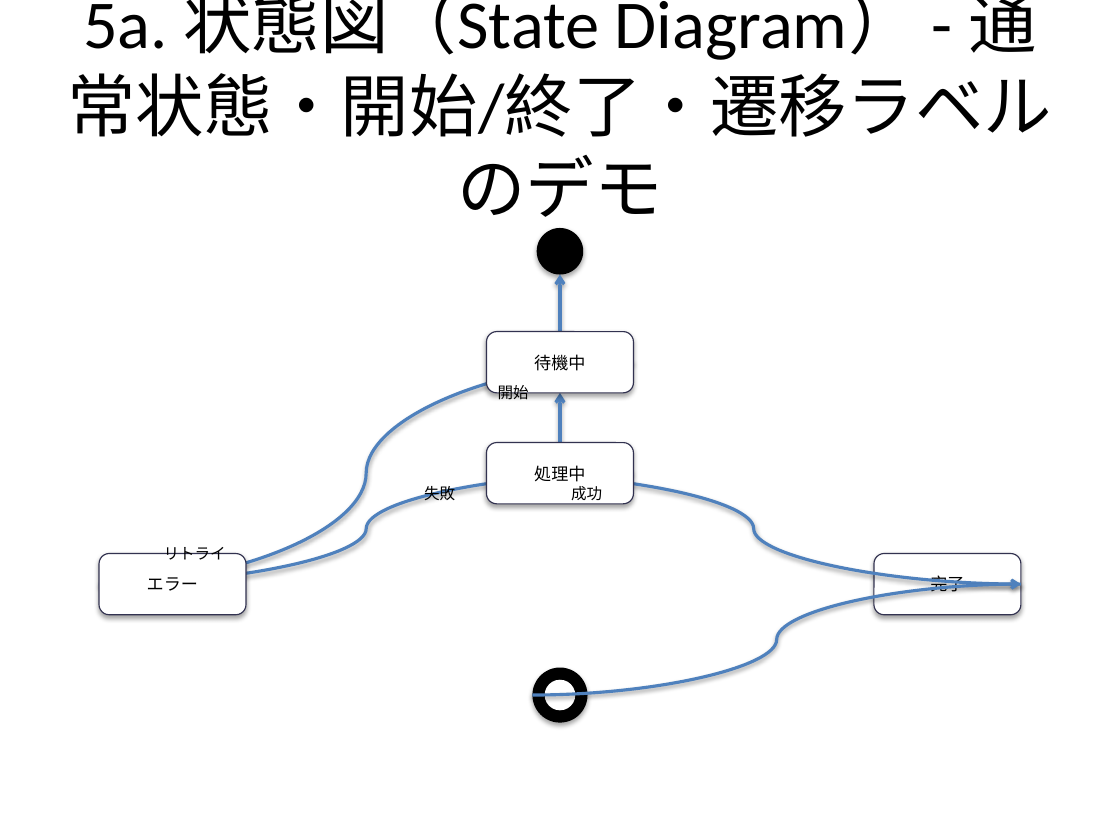
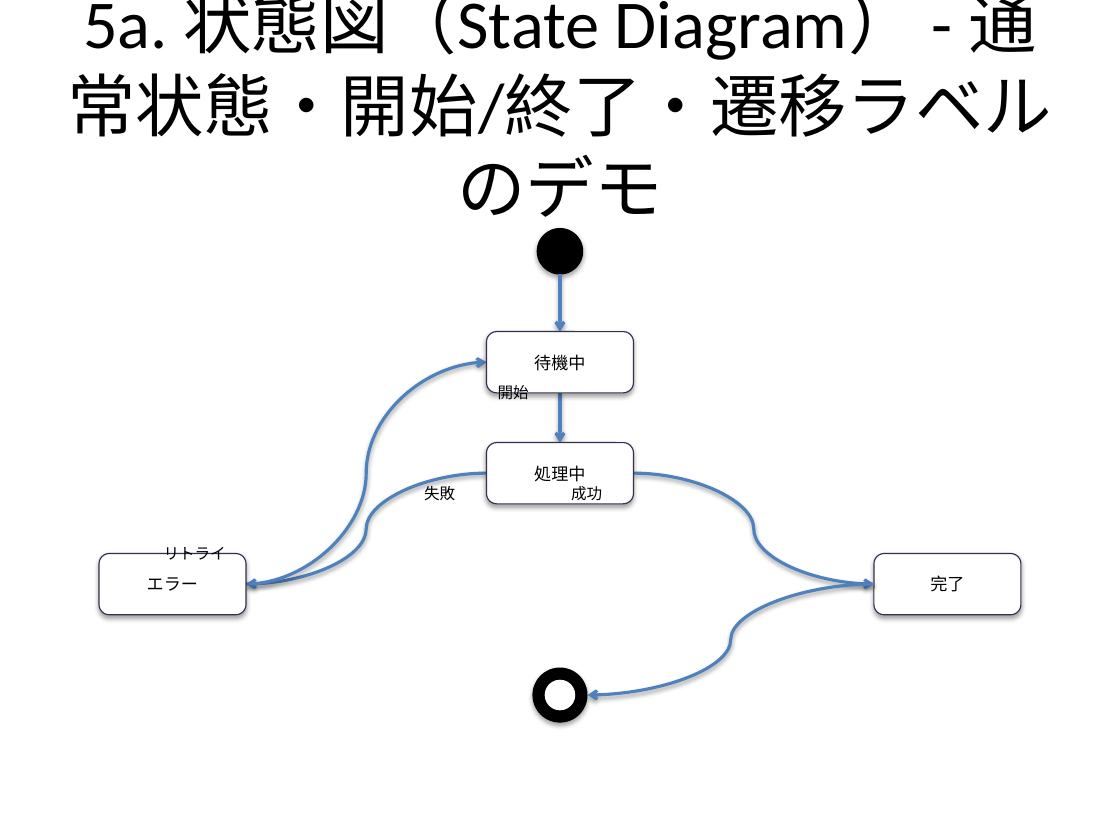
Before and after one commit to notfolder/qmd_to_pptx, a slide deck: slide 20 of demo_full.pptx. Drawn at 1120x840 pixels with LibreOffice and Linux fonts; fonts in the diff are those of the drawing. Boxes give left, top, right and bottom in pixels: in the first picture for what was removed or moved away, otherwise in the second. Text is boxed around its words. In the diff, an @@ line names an element or a change of style, - is before the commit and + after.

Commit message:
feat: 矢印スタイルの設定を修正し、接続ポイントのインデックスを明確化

```diff
--- a/demo_full.pptx
+++ b/demo_full.pptx
@@ curved arrow (560, 274) - (560, 332): arrowheads changed @@
@@ curved arrow moved from (99, 585) - (634, 362) to (246, 585) - (486, 362) @@
@@ curved arrow (246, 585) - (486, 362): arrowheads changed @@
@@ curved arrow (560, 393) - (560, 442): arrowheads changed @@
@@ curved arrow moved from (634, 473) - (99, 585) to (486, 473) - (246, 585) @@
@@ curved arrow (486, 473) - (246, 585): arrowheads changed @@
@@ curved arrow moved from (486, 473) - (1021, 585) to (634, 473) - (874, 585) @@
@@ curved arrow (634, 473) - (874, 585): arrowheads changed @@
@@ curved arrow moved from (1021, 585) - (532, 696) to (874, 585) - (588, 696) @@
@@ curved arrow (874, 585) - (588, 696): arrowheads changed @@
```
Also in this commit, not shown: 11 other slides changed, 5 other files.
